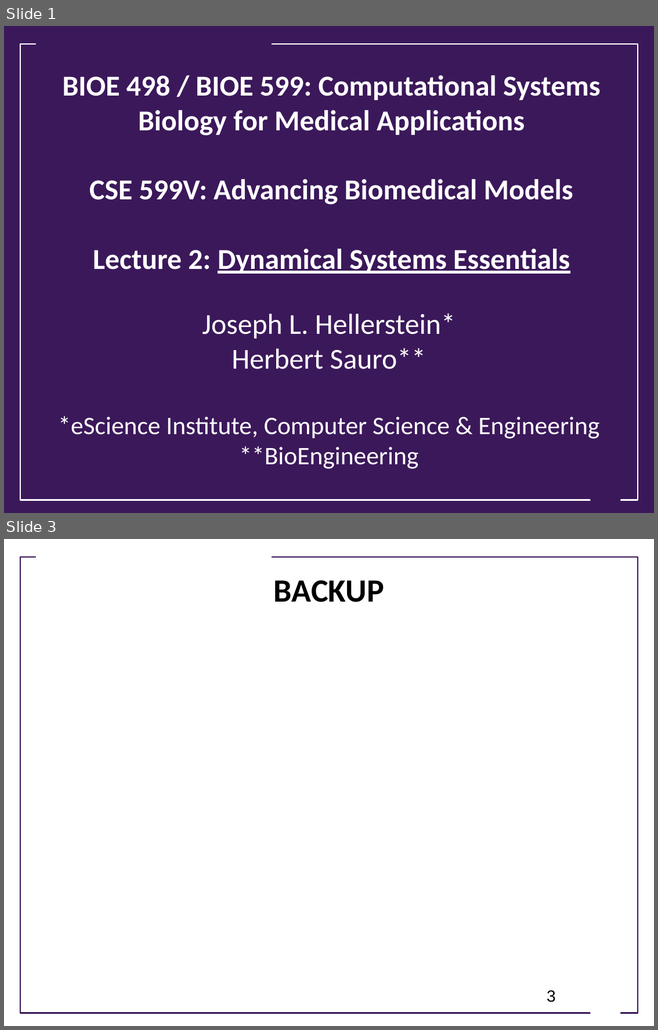
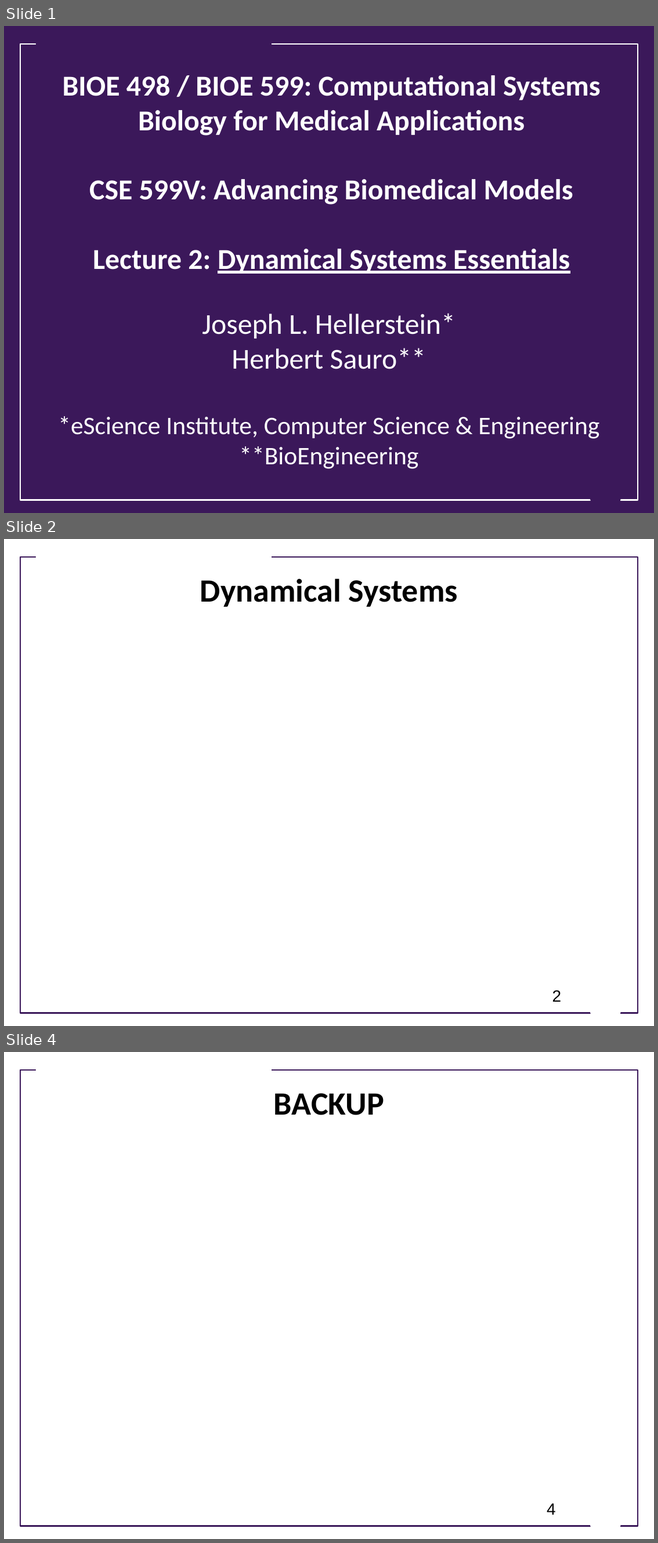
Before and after one commit to ModelEngineering/advancing-biomedical-models, a slide deck: lecture_2/2-dynamical_systems.pptx. Shown one above the other, each under a label of ours: slides 1 and 3 before the commit, slides 1, 2 and 4 after it; the slides between them are not shown. The pictures are 658x1030 and 658x1543 pixels, drawn with LibreOffice and Linux fonts; fonts in the diff are those of the drawing; background and template pictures are left out. Boxes give left, top, right and bottom in pixels: in the first picture for what was removed or moved away, otherwise in the second. Text is boxed around its words. In the diff, an @@ line names an element or a change of style, - is before the commit and + after.

```diff
--- a/lecture_2/2-dynamical_systems.pptx
+++ b/lecture_2/2-dynamical_systems.pptx
@@ slide 2 added at (4,539,654,1026), background #FFFFFF; not listed: 3 template elements that a slide beside it also shows @@
@@ title added at (200,578,458,607), 36 pt, text #000000, bold @@
+Dynamical Systems
@@ page number added at (552,990,561,1002), 18 pt, text #000000 @@
+2
@@ what was slide 3 is now slide 4 @@
@@ page number at (546,1503,556,1515): text changed @@
-3
+4
```
Also in this commit, not shown: 1 other slide added, 1 slide removed.
